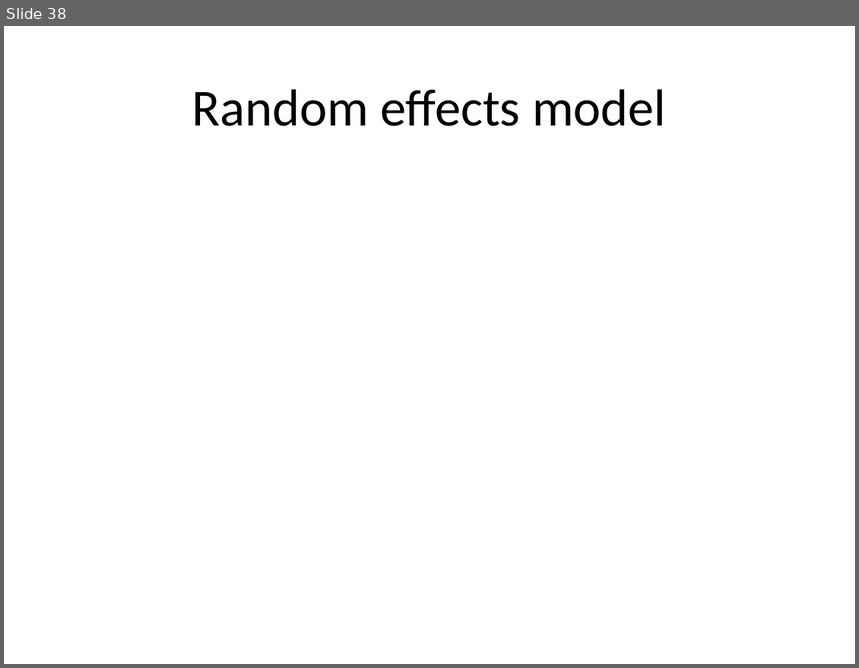
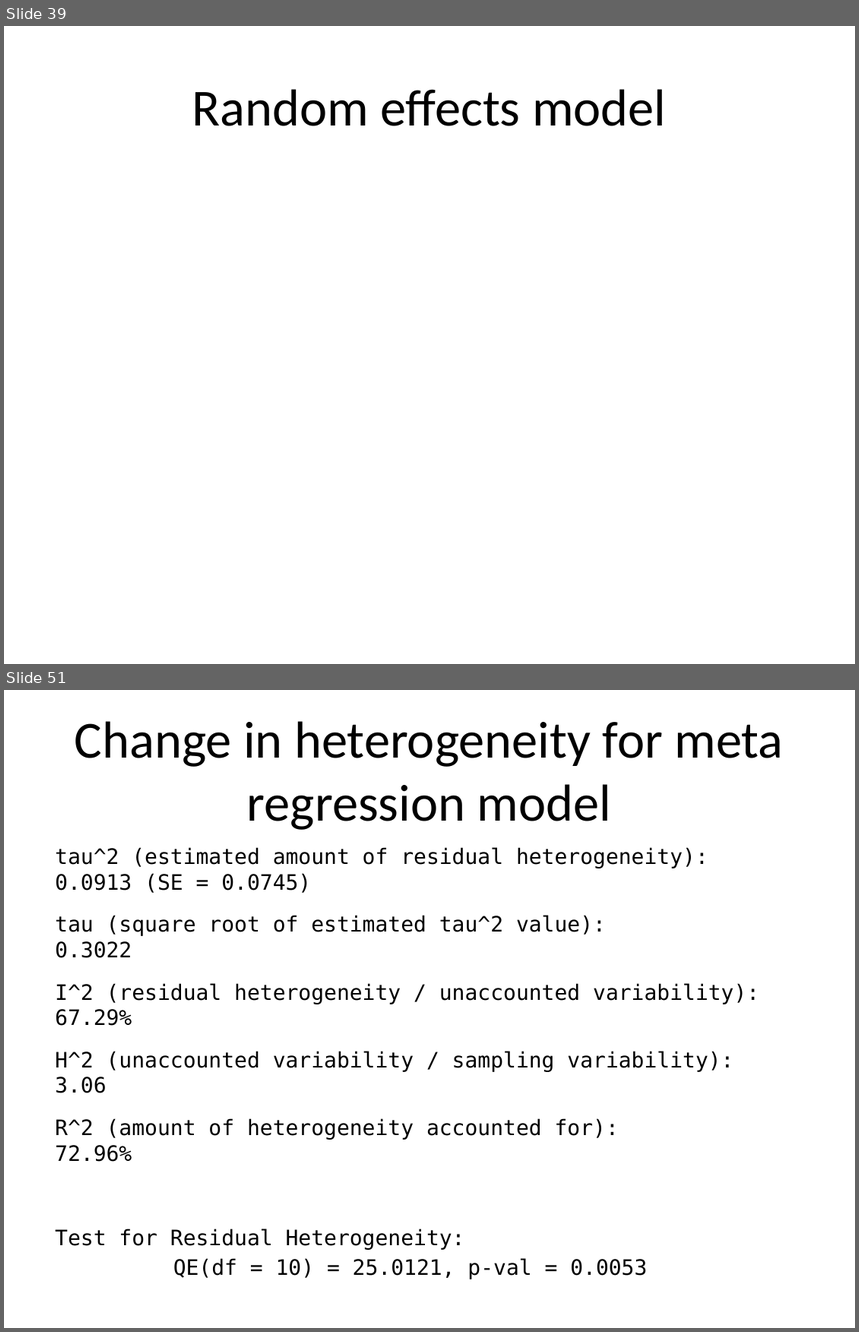
Before and after one commit to pmean/introduction-meta-analysis, a slide deck: src/intro.pptx. Shown one above the other, each under a label of ours: slide 38 before the commit, slides 39 and 51 after it; the slides between them are not shown. The pictures are 859x668 and 859x1332 pixels, drawn with LibreOffice and Linux fonts; fonts in the diff are those of the drawing. Boxes give left, top, right and bottom in pixels: in the first picture for what was removed or moved away, otherwise in the second. Text is boxed around its words. In the diff, an @@ line names an element or a change of style, - is before the commit and + after.

```diff
--- a/src/intro.pptx
+++ b/src/intro.pptx
@@ slide 51 added at box(4, 690, 855, 1328), background #FFFFFF @@
@@ title added at box(75, 721, 784, 830), 44 pt, text #000000 @@
+Change in heterogeneity for meta regression model
@@ text added at box(55, 847, 759, 1280), 18 pt, text #000000 @@
+tau^2 (estimated amount of residual heterogeneity): 0.0913 (SE = 0.0745)
+tau (square root of estimated tau^2 value): 0.3022
+I^2 (residual heterogeneity / unaccounted variability): 67.29%
+H^2 (unaccounted variability / sampling variability): 3.06
+R^2 (amount of heterogeneity accounted for): 72.96%
+Test for Residual Heterogeneity:
+QE(df = 10) = 25.0121, p-val = 0.0053
@@ what was slide 38 is now slide 39 @@
```
Also in this commit, not shown: 7 slides changed, 13 other slides added, 2 slides removed, 8 other files.
